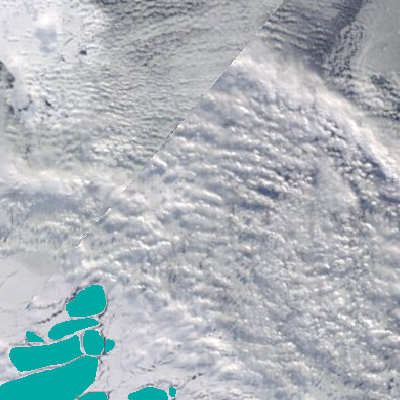
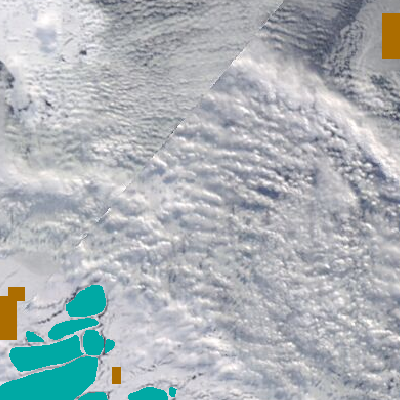
Layers edited between the first and the second 400x400 image:
added layer "ice samples" (2nd of 2) above "ice floes" over box(0, 13, 400, 384)
